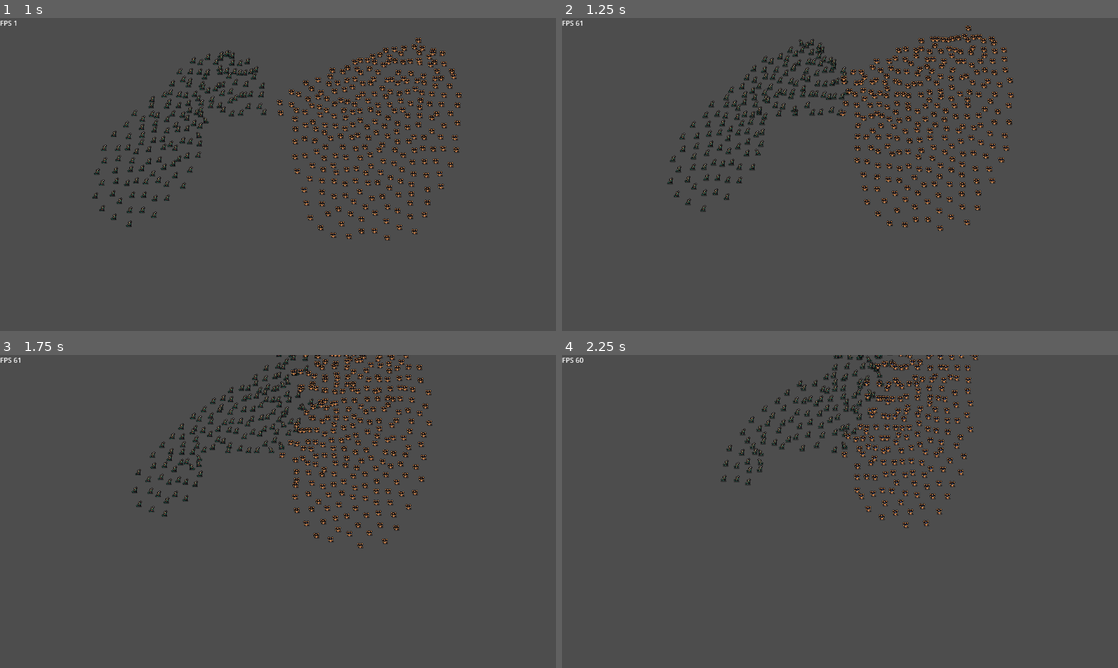
Above: before the commit, frames 1-4 (two rows, left to right).
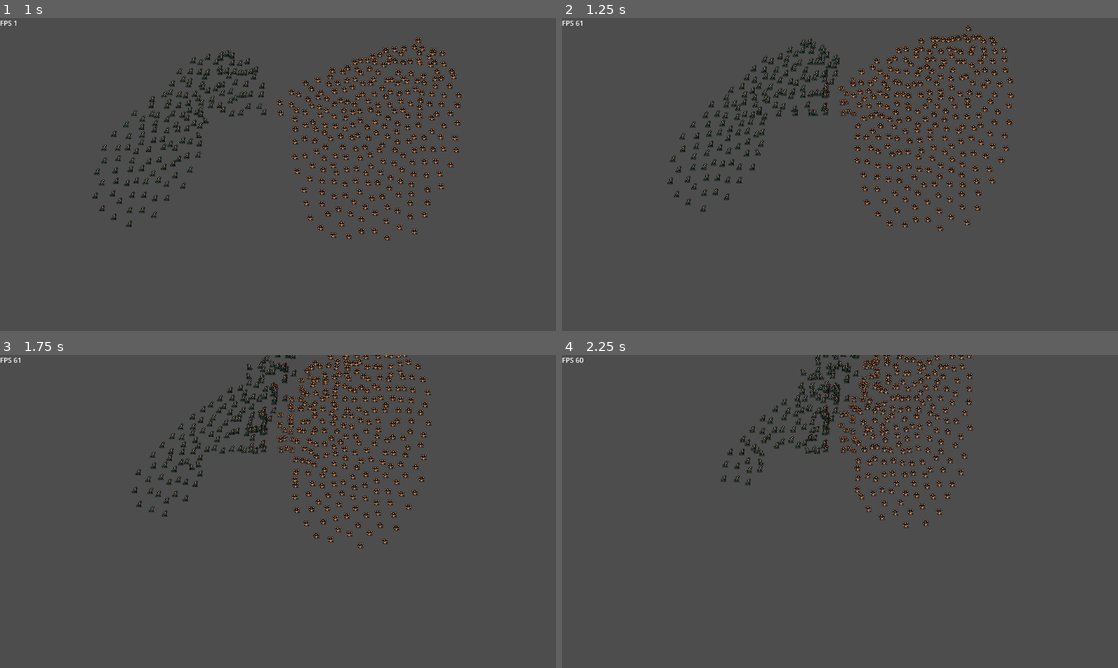
Above: after the commit, the same moments.

Repository: Snayff/nqp3
Game: Godot game, scene res://scenes/stages/combat/stage_combat.tscn
Two runs of this game, one before a commit and one after it. Both use one fixed random seed, a clock stepped at 60 frames per second and the inputs below.
Inputs (mouse positions are in pixels of both pictures, inside the frame that each line leads up to):
- Up to frame 1 (1 s): move the mouse to (400, 158) at 0.52 s; click (400, 158) at 0.67 s
- Up to frame 2 (1.25 s): no input
- Up to frame 3 (1.75 s): move the mouse to (166, 527) at 1.27 s; click (166, 527) at 1.42 s
- Up to frame 4 (2.25 s): move the mouse to (895, 442) at 2.02 s; click (895, 442) at 2.17 s

Frame 1 is identical in both runs. In frame 2, 1.4% of the frame differs, in the area x 39-80%, y 6-36%; in frame 3, 5.4%; in frame 4, 5.6%, in the area x 28-75%, y 0-55%.

Commit message:
adding casting to actions

Diff:
--- a/scenes/entities/actor/actor.gd
+++ b/scenes/entities/actor/actor.gd
@@ -42,10 +42,11 @@
 ######### FUNCTIONAL ATTRIBUTES ###############
 
 var uid : int
-var _previous_state : Constants.ActorState = Constants.ActorState.IDLE
-var _state : Constants.ActorState = Constants.ActorState.IDLE
+var _previous_state : Constants.ActorState = Constants.ActorState.IDLING
+var _state : Constants.ActorState = Constants.ActorState.IDLING
 var _target : Actor
 var _facing : Constants.Direction = Constants.Direction.LEFT
+var _cast_timer : Timer
 var is_active : bool:
 	get:
 		return is_active
@@ -64,13 +65,20 @@
 		return _actions.has_ready_attack
 	set(_value):
 		push_warning("Tried to set has_ready_attack directly. Not allowed.")
+## lowest action range of available actions
+var attack_range : int:
+	get:
+		return _actions.lowest_attack_range
+	set(_value):
+		push_warning("Tried to set attack_range directly. Not allowed.")
 var is_melee : bool:
 	get:
-		if stats.attack_range == Constants.MELEE_RANGE:
+		if attack_range <= Constants.MELEE_RANGE:
 			return true
 		return false
 	set(_value):
 		push_warning("Tried to set is_melee directly. Not allowed.")
+var attack_to_cast : BaseAction = null
 
 ######### UI ATTRIBUTES ###############
 
@@ -99,6 +107,11 @@
 	_ai = BaseAI.new()  # TODO: should be added in factory based on unit data
 	add_child(_ai)
 
+	# create timer to track cast time
+	_cast_timer = Timer.new()
+	add_child(_cast_timer)
+	_cast_timer.set_one_shot(true)
+
 
 ## post _ready setup
 func actor_setup() -> void:
@@ -130,6 +143,8 @@
 
 	_actions.attacked.connect(_on_attack)
 
+	_cast_timer.timeout.connect(_on_cast_completed)
+
 ########## MAIN LOOP ##########
 
 func _physics_process(delta) -> void:
@@ -144,13 +159,17 @@
 func update_state() -> void:
 	# if we have target, move towards them, else get new
 	if _target != null:
-		# attack if in range, else move closer
+		# cast if in range, else move closer
 		_navigation_agent.target_position = _target.global_position
-		var in_attack_range : bool = _navigation_agent.distance_to_target() <= stats.attack_range
+		var in_attack_range : bool = _navigation_agent.distance_to_target() <= attack_range
 		if in_attack_range and has_ready_attack:
+			# set target pos to current pos to stop moving
 			_navigation_agent.target_position = global_position
-			if _state != Constants.ActorState.ATTACKING:
-				change_state(Constants.ActorState.ATTACKING)
+
+			# if not yet attacking or casting, cast
+			if _state != Constants.ActorState.ATTACKING and _state != Constants.ActorState.CASTING:
+				attack_to_cast = _actions.get_random_attack()
+				change_state(Constants.ActorState.CASTING)  #  attack is triggered after cast
 
 		# has target but not in range, move towards target
 		else:
@@ -160,7 +179,7 @@
 	# has no target, go idle
 	else:
 		if _state != Constants.ActorState.MOVING:
-			change_state(Constants.ActorState.IDLE)
+			change_state(Constants.ActorState.IDLING)
 
 
 ## change to new state, trigger transition action
@@ -170,8 +189,15 @@
 	_state = new_state
 
 	match _state:
-		Constants.ActorState.IDLE:
+		Constants.ActorState.IDLING:
 			animated_sprite.play("idle")
+
+		Constants.ActorState.CASTING:
+			animated_sprite.play("cast")
+
+			# trigger cast timer
+			_cast_timer.wait_time = attack_to_cast.cast_time
+			_cast_timer.start()
 
 		Constants.ActorState.ATTACKING:
 			animated_sprite.play("attack")
@@ -186,8 +212,11 @@
 ## process the current state, e.g. moving if in MOVING
 func process_current_state() -> void:
 	match _state:
-		Constants.ActorState.IDLE:
-			refresh_target()
+		Constants.ActorState.IDLING:
+			refresh_target()  # TODO: this will be too resource heavy. User timer to force refreshes.
+
+		Constants.ActorState.CASTING:
+			pass
 
 		Constants.ActorState.ATTACKING:
 			pass
@@ -200,7 +229,6 @@
 			pass
 
 ######### ACTIONS ############
-
 
 ## move towards next target using the nav path
 func move_towards_target() -> void:
@@ -254,9 +282,12 @@
 	print(name + " died.")
 
 
-## execute actor's attack
+## execute actor's attack. this is a random attack if attack_to_cast is null.
 func attack() -> void:
-	_actions.use_random_attack(_target)
+	if attack_to_cast == null:
+		_actions.use_random_attack(_target)
+	else:
+		_actions.use_attack(attack_to_cast.uid, _target)
 
 
 ## add status effect to actor
@@ -273,13 +304,18 @@
 func remove_status_effect_by_type(status_effect: BaseStatusEffect) -> void:
 	_status_effects.remove_status_effect_by_type(status_effect)
 
+
 ############ REACTIONS ###########
 
 ## act out result of animations completion
-func process_animation_completion() -> void:
+func _on_animation_completed() -> void:
 	match _state:
-		Constants.ActorState.IDLE:
+		Constants.ActorState.IDLING:
 			# just keep idling
+			pass
+
+		Constants.ActorState.CASTING:
+			# casting will time out and move to next state
 			pass
 
 		Constants.ActorState.ATTACKING:
@@ -318,12 +354,21 @@
 func _on_attack() -> void:
 	_actions.trigger_reactions(Constants.ActionTrigger.ON_ATTACK, self)
 
+	# clear attack to cast
+	attack_to_cast = null
+
+
 ## on stamina <= 0; apply exhausted status effect
 ##
 ## signal emitted by stats
 func _on_stamina_depleted() -> void:
 	var exhausted = Exhausted.new(self)
 	add_status_effect(exhausted)
+
+
+# on _cast_timer reaching 0; transition to attack
+func _on_cast_completed() -> void:
+	change_state(Constants.ActorState.ATTACKING)
 
 ########### REFRESHES #############
 
--- a/scenes/entities/actor/actor.tscn
+++ b/scenes/entities/actor/actor.tscn
@@ -43,5 +43,5 @@
 collision_mask = 4
 monitoring = false
 
-[connection signal="animation_finished" from="AnimatedSprite2D" to="." method="process_animation_completion"]
-[connection signal="animation_looped" from="AnimatedSprite2D" to="." method="process_animation_completion"]
+[connection signal="animation_finished" from="AnimatedSprite2D" to="." method="_on_animation_completed"]
+[connection signal="animation_looped" from="AnimatedSprite2D" to="." method="_on_animation_completed"]
--- a/scripts/actions/attacks/basic_attack.gd
+++ b/scripts/actions/attacks/basic_attack.gd
@@ -5,10 +5,12 @@
 	friendly_name = "Attack"
 	tags = [Constants.ActionTag.DAMAGE]
 	valid_target_types = [Constants.TargetType.ENEMY]
-	_base_cooldown = 5
+	_base_cooldown = 1
 	_base_stamina_cost = 5
 	_base_damage = 10
 	_base_damage_type = Constants.DamageType.MUNDANE
+	_base_cast_time = 1
+	_base_range = 100
 
 
 func use(initial_target: Actor) -> void:
--- a/scripts/actions/base_action.gd
+++ b/scripts/actions/base_action.gd
@@ -16,6 +16,8 @@
 @export var _base_cooldown : float = 0.0
 @export var _base_damage : int = 0
 @export var _base_damage_type : Constants.DamageType = Constants.DamageType.MUNDANE
+@export var _base_range : int = 0
+@export var _base_cast_time : float = 0.0
 
 @export_group("", "")  # end grouping
 
@@ -38,6 +40,18 @@
 		return _cooldown_timer.time_left
 	set(_value):
 		push_warning("Tried to set cooldown_remaining directly. Not allowed.")
+var range : float:
+	get:
+		# TODO: mod by creator stats
+		return _base_range
+	set(_value):
+		push_warning("Tried to set range directly. Not allowed.")
+var cast_time : float:
+	get:
+		# TODO: mod by creator stats
+		return _base_cast_time
+	set(_value):
+		push_warning("Tried to set cast_time directly. Not allowed.")
 ## check if action is ready to use
 var is_ready : bool = true:
 	get:
--- a/scripts/components/actor_actions.gd
+++ b/scripts/components/actor_actions.gd
@@ -4,8 +4,17 @@
 signal attacked  ## emitted when completed attack
 
 var attacks : Dictionary = {}  ## {uid, BaseAction}
-var reactions: Dictionary = {}  ## {ReactionTriggerType, {uid, BaseAction}}
-var has_ready_attack: bool:
+var reactions : Dictionary = {}  ## {ReactionTriggerType, {uid, BaseAction}}
+var lowest_attack_range : int :
+	get:
+		var lowest = 9999
+		for attack in attacks.values():
+			if attack.range < lowest:
+				lowest = attack.range
+		return lowest
+	set(_value):
+		push_warning("Tried to set lowest_attack_range directly. Not allowed.")
+var has_ready_attack : bool:
 	get:
 		for action in attacks.values():
 			if action.is_ready:
@@ -56,7 +65,7 @@
 		push_warning("Tried to use attack that doesnt exist.")
 
 	var attack = attacks[uid]
-	if not attack.is_ready():
+	if not attack.is_ready:
 		push_warning("Tried to use attack, (" + attack.friendly_name + ") that isnt.")
 
 	attack.use(target)
@@ -87,6 +96,19 @@
 
 		emit_signal("attacked")
 
+## get a random attack, from those available
+func get_random_attack() -> BaseAction:
+	var attack_to_use : BaseAction
+	for action in attacks.values():
+		if action.is_ready:
+			# we want to use other attacks before basic attack, if we have found one, use it.
+			if not action is BasicAttack:
+				attack_to_use = action
+				break
+			else:
+				attack_to_use = action
+
+	return attack_to_use
 
 ## put all actions on cooldown
 func reset_actions() -> void:
--- a/scripts/components/actor_stats.gd
+++ b/scripts/components/actor_stats.gd
@@ -11,7 +11,6 @@
 	"crit_chance",
 	"attack_speed",
 	"penetration",
-	"attack_range",
 	"move_speed",
 	"count"
 
@@ -106,11 +105,6 @@
 
 # misc stats
 @export_group("Misc Combat")
-@export var base_attack_range : int:
-	set(value):
-		base_attack_range = value
-		_recalculate("attack_range")
-@export var attack_range : int
 @export var base_move_speed : int:
 	set(value):
 		base_move_speed = value
--- a/scripts/components/actor_status_effects.gd
+++ b/scripts/components/actor_status_effects.gd
@@ -35,9 +35,7 @@
 	if not uid in _effects:
 		push_warning("Tried to remove status effect (" + str(uid) + ") that doesnt exist.")
 
-	# signal for any stat mods to remove, picked up in actor
-	for stat_mod in _effects[uid].stats_modified:
-		emit_signal("stat_modifier_removed", stat_mod.stat_name, stat_mod.uid)
+	_trigger_stat_mod_removal(uid)
 
 	# del status effect
 	_effects.erase(uid)
--- a/scripts/globals/constants.gd
+++ b/scripts/globals/constants.gd
@@ -5,7 +5,8 @@
 
 ## different states an actor can be in
 enum ActorState {
-	IDLE,
+	IDLING,
+	CASTING,
 	ATTACKING,
 	MOVING,
 	DEAD
@@ -18,6 +19,7 @@
 
 ## different animation types for an actor
 enum ActorAnimationType {
+	CAST,
 	ATTACK,
 	DEATH,
 	HIT,
--- a/scripts/globals/factory.gd
+++ b/scripts/globals/factory.gd
@@ -65,7 +65,6 @@
 	stats.attack_speed = unit_data["attack_speed"]
 	stats.crit_chance = unit_data["crit_chance"]
 	stats.penetration = unit_data["penetration"]
-	stats.attack_range = unit_data["attack_range"]
 	stats.move_speed = unit_data["move_speed"]
 	stats.num_units = unit_data["num_units"]
 	stats.faction = unit_data["faction"]
--- a/scripts/globals/ref_data.gd
+++ b/scripts/globals/ref_data.gd
@@ -14,7 +14,6 @@
 		"attack_speed": 100,
 		"penetration": 100,
 		"crit_chance": 100,
-		"attack_range": Constants.MELEE_RANGE,
 		"move_speed": 150,
 		"stamina": 10,
 		"num_units": 10,
@@ -38,7 +37,6 @@
 		"attack_speed": 100,
 		"penetration": 100,
 		"crit_chance": 100,
-		"attack_range": 70,
 		"move_speed": 200,
 		"stamina": 10,
 		"num_units": 6,
Binary file added: sprites/units/conjurer/cast/bishop11.png
Not shown, added: sprites/units/conjurer/cast/bishop11.png.import
Binary file added: sprites/units/conjurer/cast/bishop12.png
Not shown, added: sprites/units/conjurer/cast/bishop12.png.import
Binary file added: sprites/units/conjurer/cast/bishop13.png
Not shown, added: sprites/units/conjurer/cast/bishop13.png.import
Binary file added: sprites/units/conjurer/cast/bishop14.png
Not shown, added: sprites/units/conjurer/cast/bishop14.png.import
Binary file added: sprites/units/copper_golem/cast/iron_golem10.png
Not shown, added: sprites/units/copper_golem/cast/iron_golem10.png.import
Binary file added: sprites/units/copper_golem/cast/iron_golem11.png
Not shown, added: sprites/units/copper_golem/cast/iron_golem11.png.import
(and 4 more such lines)
